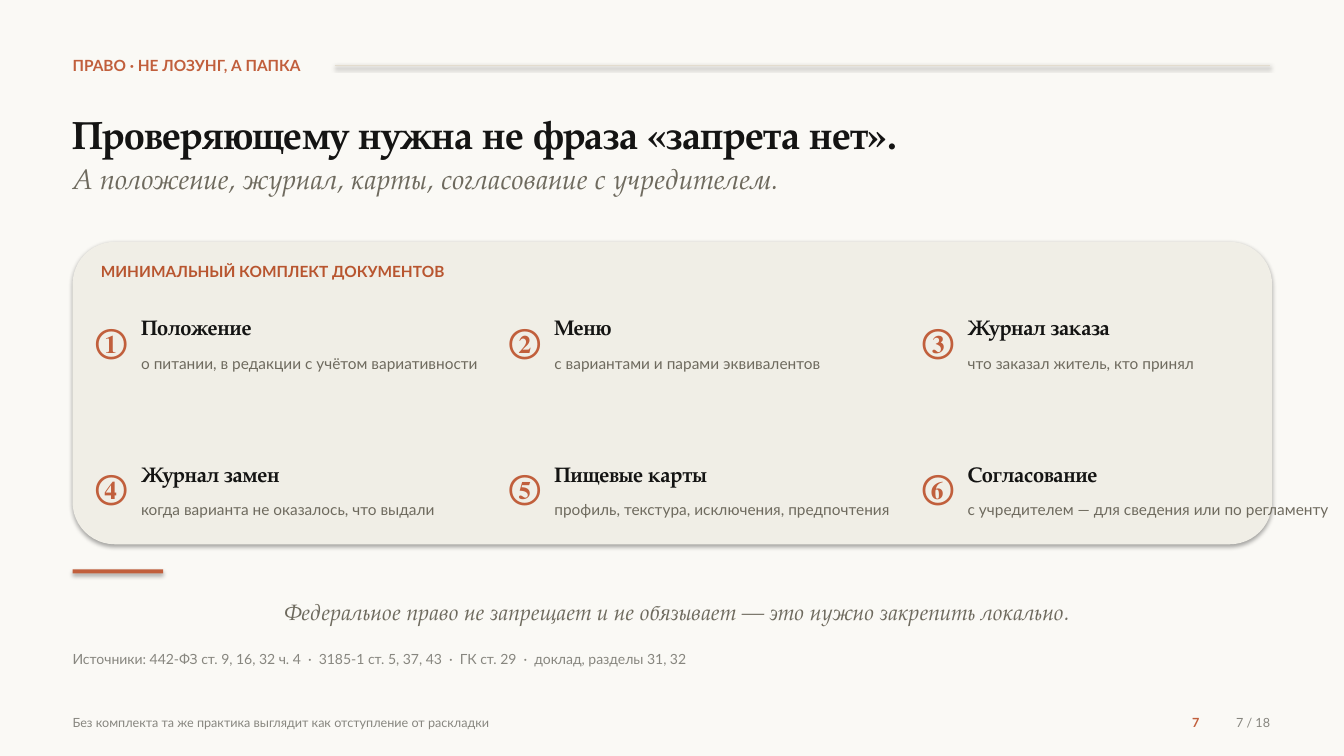
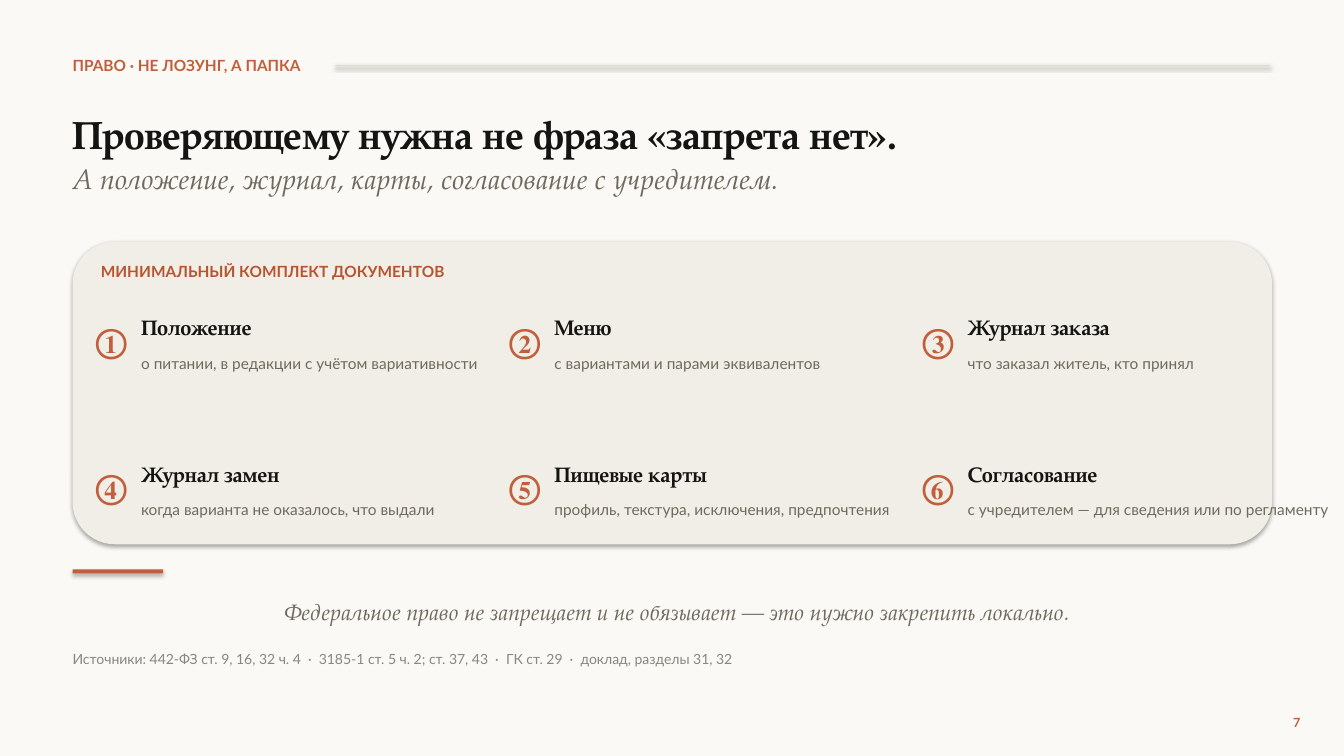
Before and after one commit to qlolp/seminar-variable-food-2026, a slide deck: slide 7 of 02_презентация/презентация_v6/Презентация_v6_Не_просто_накормить.pptx. Drawn at 1344x756 pixels with LibreOffice and Linux fonts; fonts in the diff are those of the drawing. Boxes give left, top, right and bottom in pixels: in the first picture for what was removed or moved away, otherwise in the second. Text is boxed around its words. In the diff, an @@ line names an element or a change of style, - is before the commit and + after.

```diff
--- a/02_презентация/презентация_v6/Презентация_v6_Не_просто_накормить.pptx
+++ b/02_презентация/презентация_v6/Презентация_v6_Не_просто_накормить.pptx
@@ text at box(73, 653, 732, 667): text changed @@
-Источники: 442-ФЗ ст. 9, 16, 32 ч. 4 · 3185-1 ст. 5, 37, 43 · ГК ст. 29 · доклад, разделы 31, 32
+Источники: 442-ФЗ ст. 9, 16, 32 ч. 4 · 3185-1 ст. 5 ч. 2; ст. 37, 43 · ГК ст. 29 · доклад, разделы 31, 32
@@ text removed at box(73, 718, 489, 729) @@
-Без комплекта та же практика выглядит как отступление от раскладки
@@ text "7": place and size @@
-text "7" at box(1192, 718, 1199, 727)
+text "7" at box(1293, 718, 1300, 727)
@@ text removed at box(1236, 718, 1270, 727) @@
-7 / 18
```
Also in this commit, not shown: 29 other slides changed, 22 other files.
